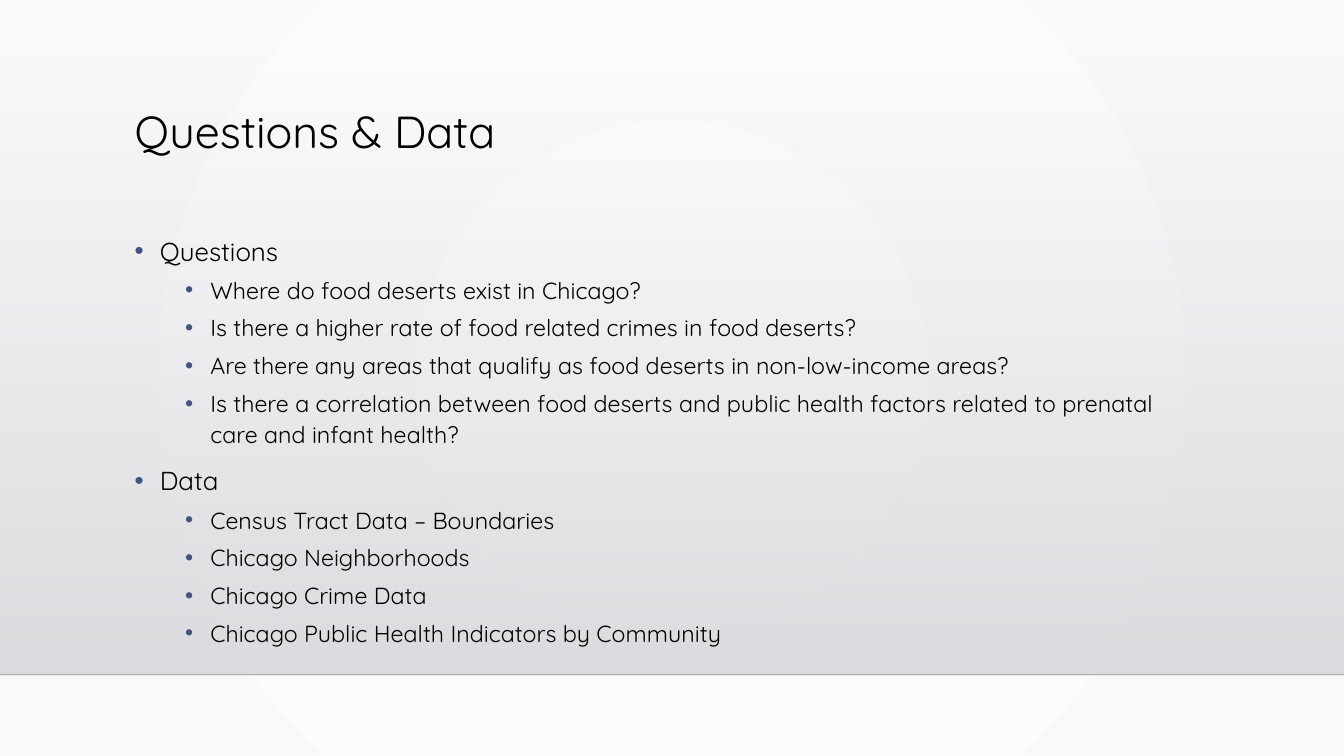
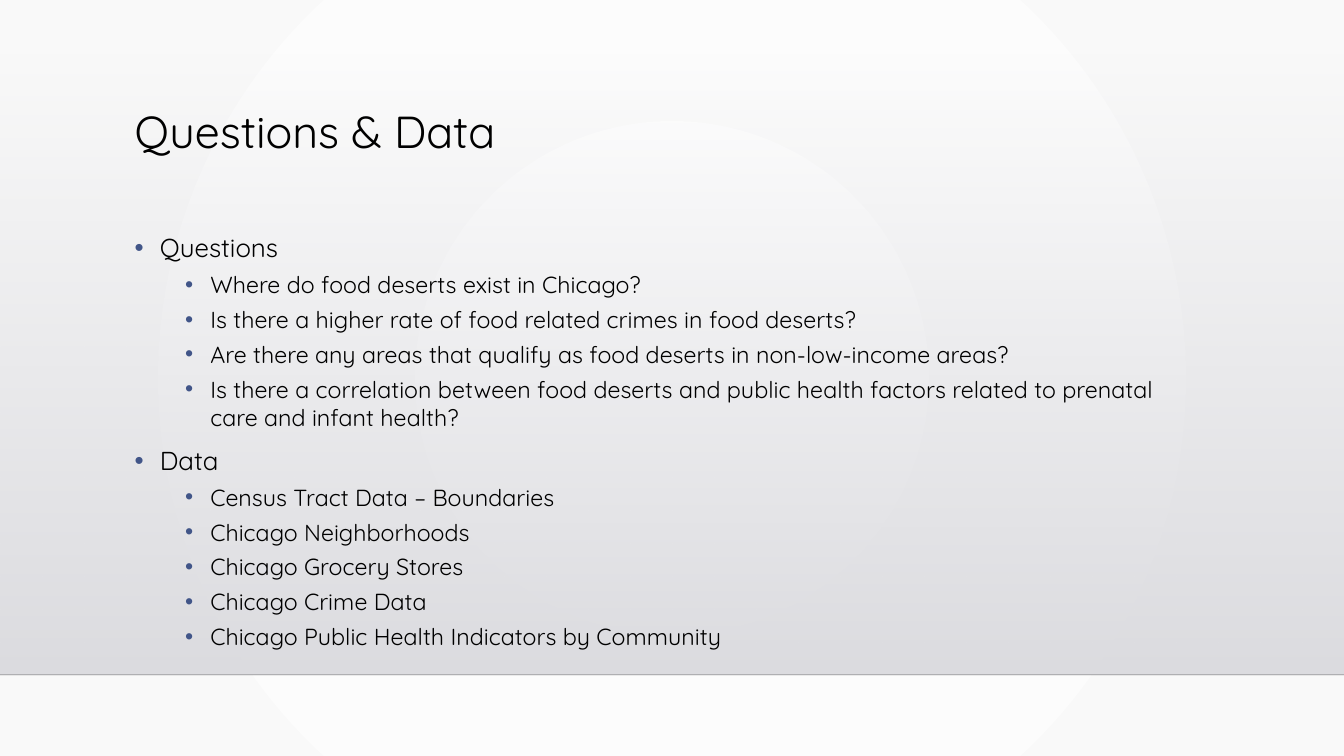
Before and after one commit to chell0011/MMA1, a slide deck: slide 5 of Chicago_Food_Deserts_v1.pptx. Drawn at 1344x756 pixels with LibreOffice and Linux fonts; fonts in the diff are those of the drawing; background and template pictures are left out. Boxes give left, top, right and bottom in pixels: in the first picture for what was removed or moved away, otherwise in the second. Text is boxed around its words. In the diff, an @@ line names an element or a change of style, - is before the commit and + after.

Commit message:
Add ppt

```diff
--- a/Chicago_Food_Deserts_v1.pptx
+++ b/Chicago_Food_Deserts_v1.pptx
@@ text at box(160, 238, 1152, 650): line spacing 1.1 to 1 @@
@@ text at box(210, 558, 463, 580): paragraph added @@
+  • Chicago Grocery Stores
```
Also in this commit, not shown: 1 slide added.
